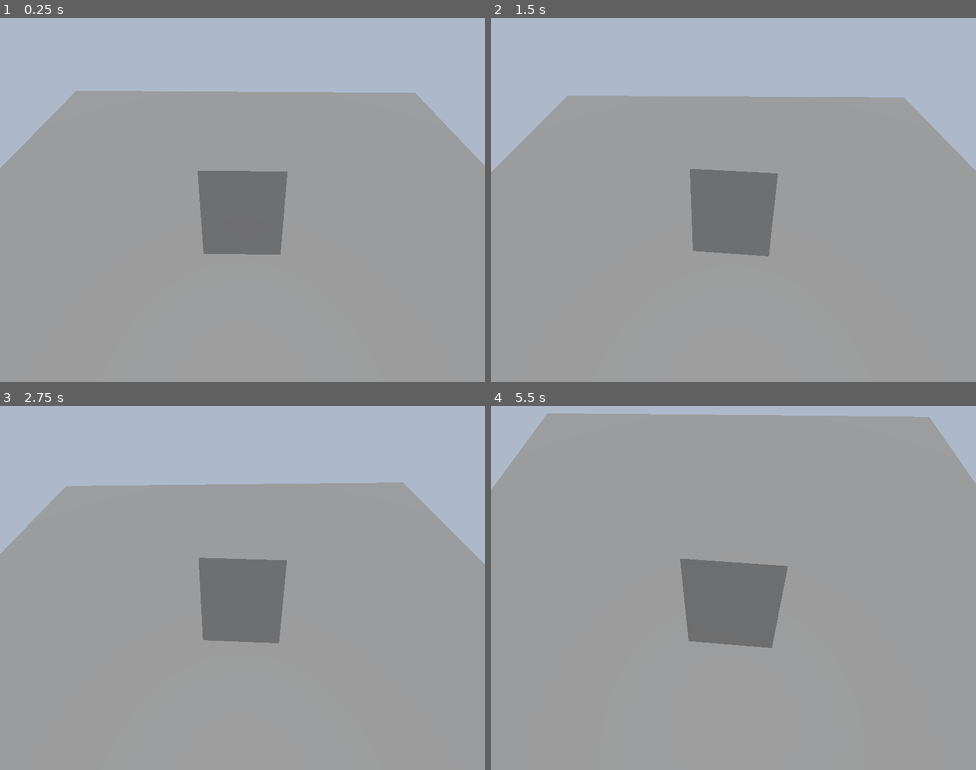
Above: before the commit, frames 1-4 (two rows, left to right).
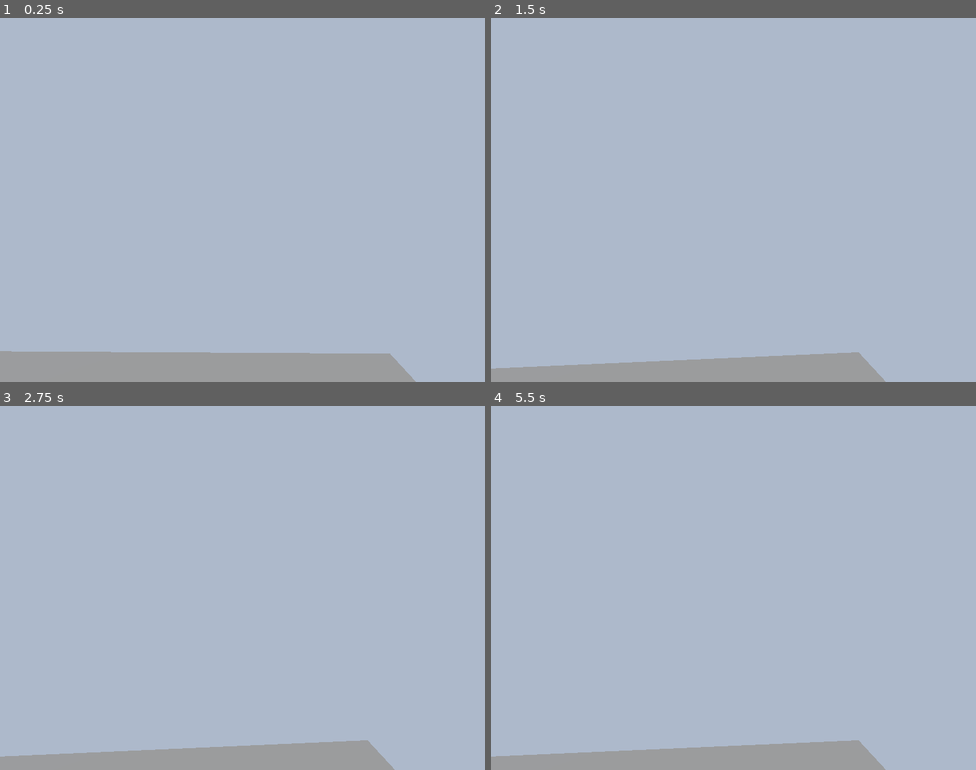
Above: after the commit, the same moments.

Repository: funhouse-ghoul/ChopShop
Game: Godot game, scene res://Scenes/Camera.tscn
Same seed, same stepped clock (60 frames per second), same inputs: the game is played once before the commit and once after it.
Inputs:
- Up to frame 1 (0.25 s): no input
- Up to frame 2 (1.5 s): tap Right (io+r) at 0.6 s; tap Enter at 1.25 s; tap W (io+x) at 1.35 s
- Up to frame 3 (2.75 s): tap Space at 2 s; tap D (io+y) at 2.1 s
- Up to frame 4 (5.5 s): tap Enter at 2.75, 5 s; tap Left (io-r) at 2.85 s; tap Space at 3.5 s; hold S (io-x) 3.53-4.28 s; tap A (io-y) at 4.35 s; tap Right (io+r) at 5.1 s

The runs differ from the first frame. In frame 1, 70% of the frame differs, in the area x 0-100%, y 20-100%; in frame 2, 71%; in frame 3, 71%; in frame 4, 91%, in the area x 0-100%, y 2-100%.

Commit message:
Beginning work on Multiview

Diff:
--- a/Scenes/Camera.tscn
+++ b/Scenes/Camera.tscn
@@ -2,13 +2,16 @@
 
 [ext_resource type="Environment" uid="uid://b4qygowk1fcof" path="res://Environments/BasicEnv.tres" id="1_na4qu"]
 [ext_resource type="PackedScene" uid="uid://2besls77sjdb" path="res://Prefabs/player_character.tscn" id="2_tsbx5"]
-[ext_resource type="Script" uid="uid://c8sfewjxtsqqc" path="res://Scenes/PlayerView.gd" id="3_tsbx5"]
+[ext_resource type="Script" uid="uid://c8sfewjxtsqqc" path="res://Scripts/PlayerView.gd" id="3_tsbx5"]
+[ext_resource type="Script" uid="uid://dwgbgeq5gwqvj" path="res://Scenes/focus_dummy.gd" id="4_acvpo"]
 
 [sub_resource type="PlaneMesh" id="PlaneMesh_kgtat"]
 size = Vector2(10, 10)
 
 [sub_resource type="BoxShape3D" id="BoxShape3D_kgtat"]
 size = Vector3(10, 0.1, 10)
+
+[sub_resource type="SphereMesh" id="SphereMesh_kgtat"]
 
 [node name="World" type="Node3D" unique_id=1415019361]
 
@@ -38,3 +41,9 @@
 transform = Transform3D(-3.5865654e-08, 0.5716315, -0.8205105, 2.4986807e-08, 0.8205105, 0.5716315, 1, -1.7763568e-15, -4.3711392e-08, -1.9354603, 3.316549, 0.025782108)
 current = true
 script = ExtResource("3_tsbx5")
+cam_sty = 1
+
+[node name="FocusDummy" type="MeshInstance3D" parent="." unique_id=737301670 groups=["enemies"]]
+transform = Transform3D(1, 0, 0, 0, 1, 0, 0, 0, 1, 0, 0.6441858, -2.636818)
+mesh = SubResource("SphereMesh_kgtat")
+script = ExtResource("4_acvpo")
--- a/Scenes/PlayerView.gd
+++ /dev/null
@@ -1,16 +0,0 @@
-extends Camera3D
-@onready var player := $"../PlayerCharacter" #Assumes root is world
-
-# Called when the node enters the scene tree for the first time.
-func _ready() -> void:
-	assert(player)
-	pass # Replace with function body.
-
-
-# Called every frame. 'delta' is the elapsed time since the previous frame.
-func _process(delta: float) -> void:
-	player_only_follow()
-	pass
-
-func player_only_follow():
-	look_at(player.position)
--- /dev/null
+++ b/Scenes/focus_dummy.gd
@@ -0,0 +1,11 @@
+extends MeshInstance3D
+
+
+# Called when the node enters the scene tree for the first time.
+func _ready() -> void:
+	add_to_group("enemies")
+
+
+# Called every frame. 'delta' is the elapsed time since the previous frame.
+func _process(delta: float) -> void:
+	pass
--- /dev/null
+++ b/Scripts/PlayerView.gd
@@ -0,0 +1,35 @@
+extends Camera3D
+@onready var player := $"../PlayerCharacter" #Assumes root is world
+@onready var focus_loc: Vector3
+
+enum Cam_Style {PLAYERFOLLOW, PLAYERFACING, MULTIFOCUS}
+@export var cam_sty := Cam_Style.PLAYERFOLLOW
+
+@onready var enemies
+# Called when the node enters the scene tree for the first time.
+func _ready() -> void:
+	assert(player)
+	update_enemies_list()
+	print(enemies)
+
+# Called every frame. 'delta' is the elapsed time since the previous frame.
+func _process(delta: float) -> void:
+	match cam_sty:
+		Cam_Style.PLAYERFOLLOW:
+			player_only_follow()
+		Cam_Style.PLAYERFACING:
+			face_player_forward()
+	pass
+
+func cam_focus(new_loc: Vector3):
+	focus_loc = lerp(focus_loc, new_loc,.3)
+	look_at(focus_loc)
+
+func player_only_follow():
+	cam_focus(player.position)
+
+func face_player_forward():
+	cam_focus(position+player.basis.z)
+
+func update_enemies_list():
+	enemies = get_tree().get_nodes_in_group("enemies")
Not shown, added: Scenes/focus_dummy.gd.uid
Renamed: Scenes/PlayerView.gd.uid -> Scripts/PlayerView.gd.uid
